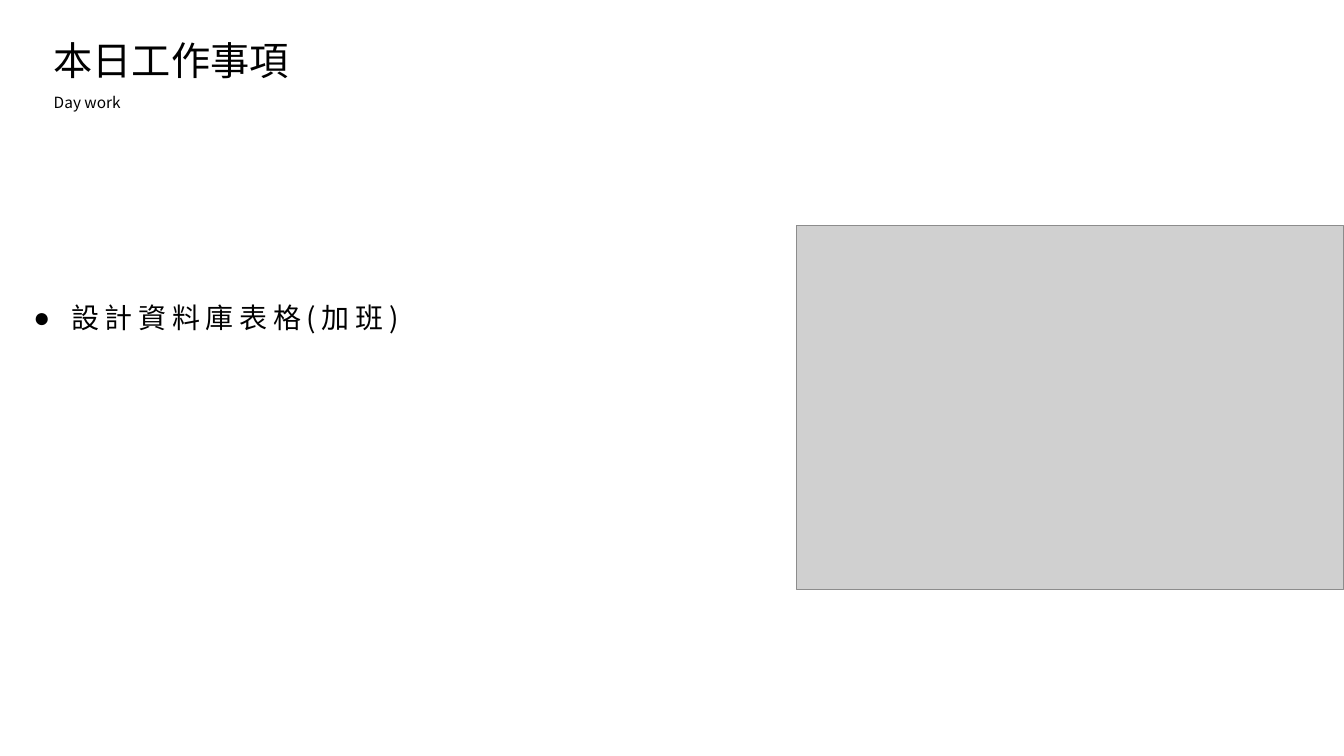
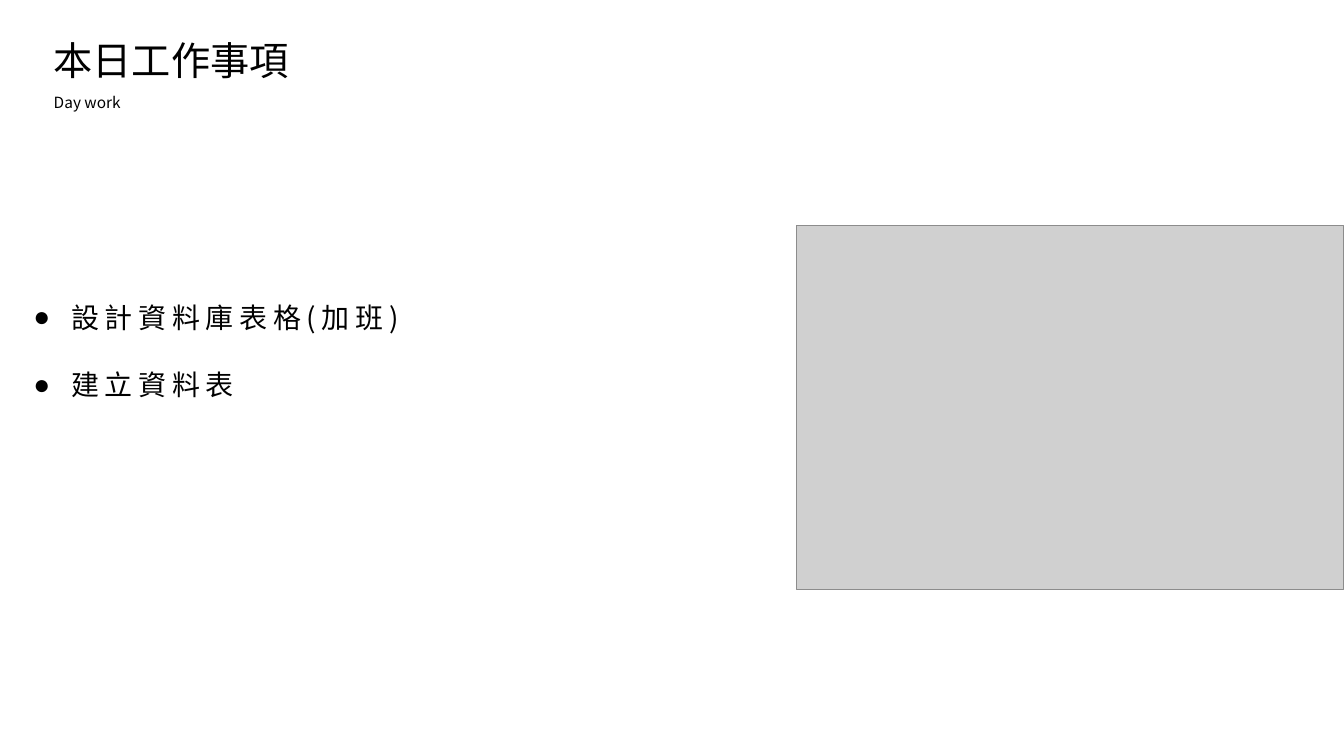
Before and after one commit to king637324/KnowledgeGreenhouseSystem, a slide deck: slide 2 of 工作日報_葉柏漢/2021.08/2021.08.10(加班)~2021.08.11工作日報_葉柏漢.pptx. Drawn at 1344x756 pixels with LibreOffice and Linux fonts; fonts in the diff are those of the drawing; grey boxes stand for pictures. Boxes give left, top, right and bottom in pixels: in the first picture for what was removed or moved away, otherwise in the second. Text is boxed around its words. In the diff, an @@ line names an element or a change of style, - is before the commit and + after.

```diff
--- a/工作日報_葉柏漢/2021.08/2021.08.10(加班)~2021.08.11工作日報_葉柏漢.pptx
+++ b/工作日報_葉柏漢/2021.08/2021.08.10(加班)~2021.08.11工作日報_葉柏漢.pptx
@@ text at (71, 371, 234, 398): paragraph added @@
+● 建立資料表
```
Also in this commit, not shown: 1 other slide changed, 6 slides added, 1 other file.
